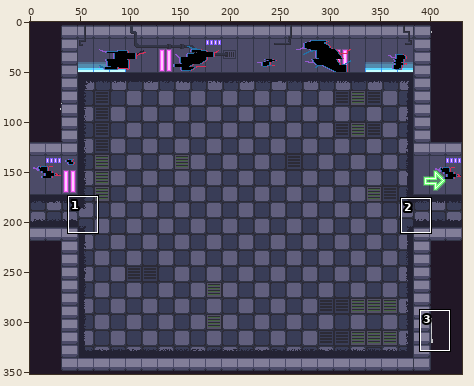
File history of a sprite sheet, Assets/Sprites/Theme_1/Scenary/T3-Escenario3-Glitch.png. Above: a wide view before the commit, with the close-up outlined.
Close-up. Before the commit:
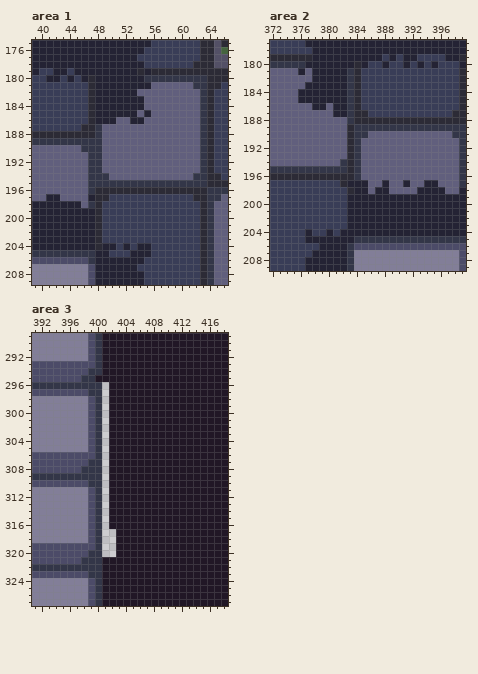
The file is 432x352 pixels. Colours within 5 levels of each other are drawn and written as one. Shown: area 1: x 39..66, y 175..209; area 2: x 372..399, y 177..209; area 3: x 391..418, y 289..327.
After the commit:
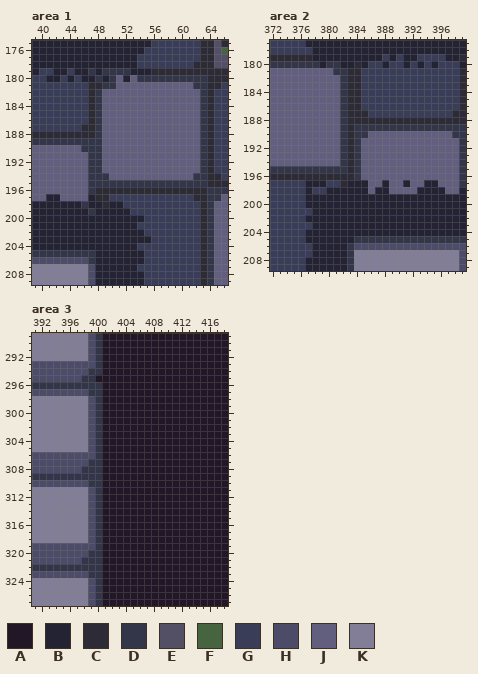
Palette (. is transparent): A #211726  B #242334  C #2c2b36  D #333648  E #535066  F #45643f  G #393d57  H #4c4b68  J #615f7d  K #827e98
The edit:
Changed rows in their new state; - is an unchanged pixel.
Area 1:
first column x 47:
178 -------G-
179 D-DDDD-B-
180 BD-DJ-JD-
181 -CDDJJJJJ
182 -DJJJJJ--
183 -DJJJJJJ-
184 -DJJJJJJ-
185 -DJJJJJ-J
186 -DJJ--JJ-
first column x 46:
198 DBBCBB----
199 -DBBBBB---
200 --BBBBBBB-
201 --BBBBBB--
202 --BBBBBBB-
203 --BBBBBBBB
204 --B--B-BGG
205 ----BBB--G
Area 2:
first column x 376:
180 -DD-DD--
181 J-JJJDDC
182 --JJJJDC
183 -JJJJJDC
184 JJJJJJDC
185 JJJJJJDC
186 --JJ-JDC
187 -----JDC
188 ------DC
189 ------D-
190 ------D-
191 ------D-
192 ------D-
193 ------D-
first column x 377:
197 BBB----
198 B--BBBB
199 BBBBBB-
200 BBBBBB-
201 -BBBBB-
202 BBBBBB-
203 -BBBBB-
204 -BB-B--
206 -B-----
Area 3:
first column x 401:
296 A-
297 A-
298 A-
299 A-
300 A-
301 A-
302 A-
303 A-
304 A-
305 A-
306 A-
307 A-
308 A-
309 A-
310 A-
311 A-
312 A-
313 A-
314 A-
315 A-
316 A-
317 AA
318 AA
319 AA
320 AA
